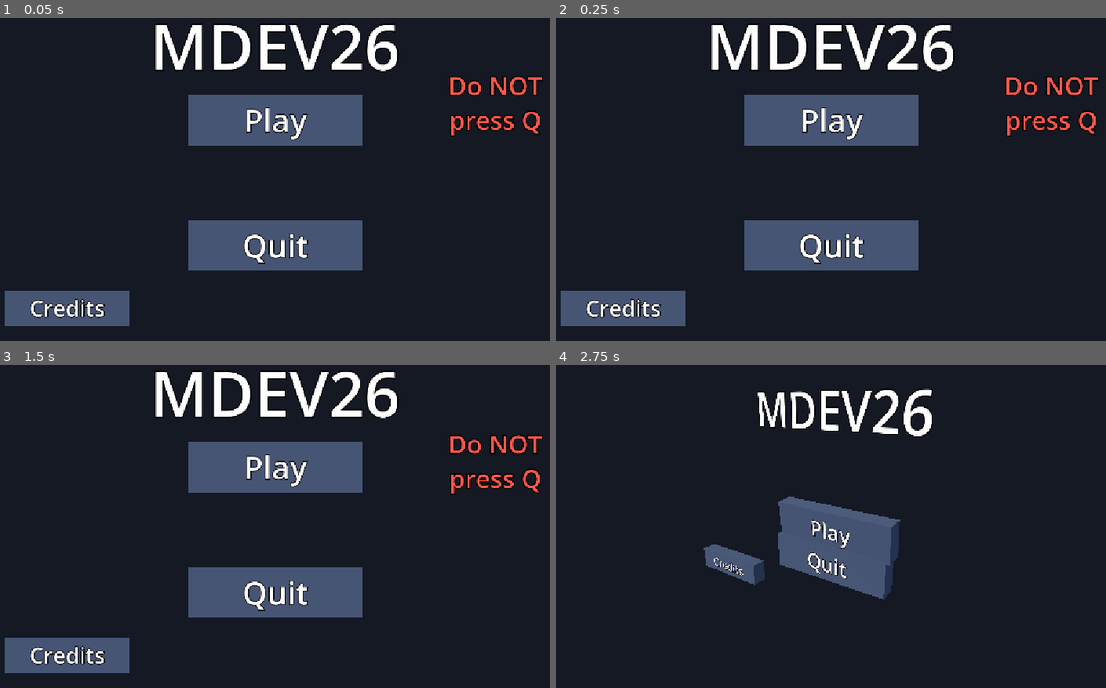
Above: before the commit, frames 1-4 (two rows, left to right).
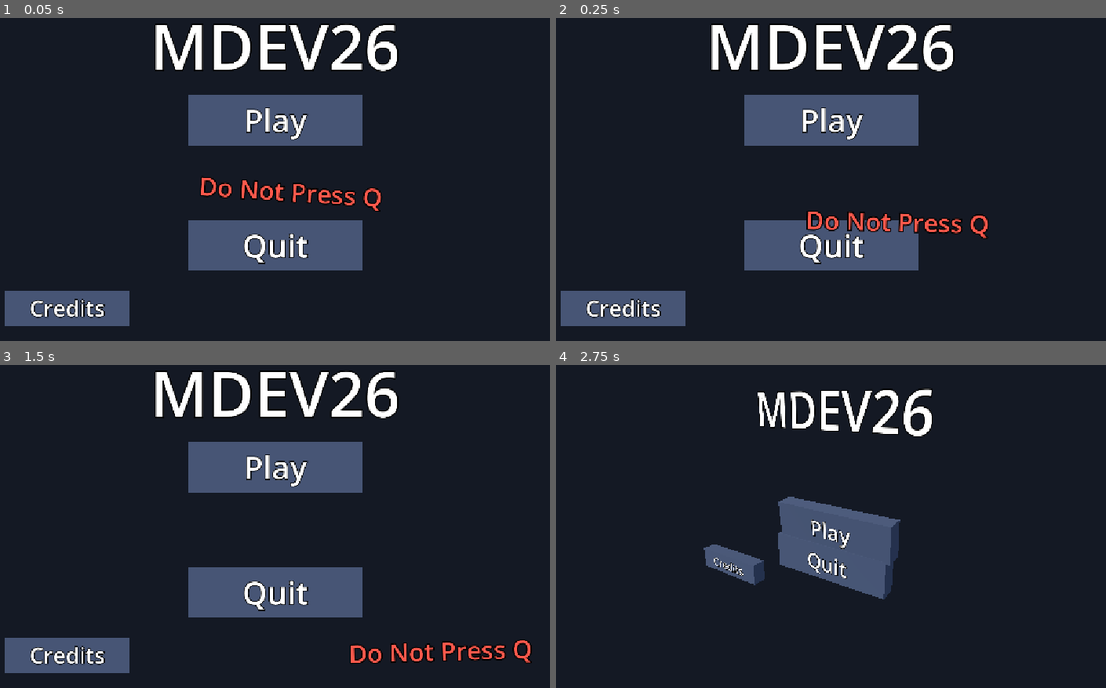
Above: after the commit, the same moments.

Repository: bmwgodwastaken/MDEV26
Game: Godot game, scene res://Scenes/main_menu.tscn
The game is run twice, just before and just after one commit, with the same random seed, the same clock (stepped at 60 frames per second) and the same inputs.
Inputs (mouse positions are in pixels of both pictures, inside the frame that each line leads up to):
- Up to frame 1 (0.05 s): no input
- Up to frame 2 (0.25 s): no input
- Up to frame 3 (1.5 s): tap Enter (ui_accept) at 0.5, 0.77 s; move the mouse to (412, 500) at 0.52 s; hold D (right) 0.53-1.28 s; tap G (Pick_up) at 0.6 s; click (412, 500) at 0.67 s; move the mouse to (148, 536) at 1.27 s; hold S (down) from 1.28 s (still down); tap E (interact) at 1.35 s
- Up to frame 4 (2.75 s): tap Enter (ui_accept) at 1.52 s; move the mouse to (891, 439) at 2.02 s; release S (down) at 2.03 s; hold D (right) from 2.03 s (still down); hold Q (switch_perspective) from 2.03 s (still down)

The runs differ from the first frame. In frame 1, 2.2% of the frame differs, in the area x 36-99%, y 17-60%; in frame 2, 2.3%, in the area x 45-99%, y 17-69%; in frame 3, 2.2%; in frame 4, nothing differs.

Commit message:
Fix something?

Diff:
--- a/mdev-26/Scenes/main_menu.tscn
+++ b/mdev-26/Scenes/main_menu.tscn
@@ -15,116 +15,113 @@
 [sub_resource type="BoxMesh" id="BoxMesh_big"]
 size = Vector3(4.4, 1.3, 0.6)
 
+[sub_resource type="BoxShape3D" id="BoxShape3D_landing"]
+size = Vector3(4.4, 1.2, 1.2)
+
 [sub_resource type="BoxShape3D" id="BoxShape3D_small"]
 size = Vector3(3.2, 0.9, 0.6)
 
 [sub_resource type="BoxMesh" id="BoxMesh_small"]
 size = Vector3(3.2, 0.9, 0.6)
 
-[sub_resource type="BoxShape3D" id="BoxShape3D_landing"]
-size = Vector3(4.4, 1.2, 1.2)
-
-[node name="MainMenu" type="Node3D"]
+[node name="MainMenu" type="Node3D" unique_id=1405734884]
 script = ExtResource("1_menu")
 
-[node name="WorldEnvironment" type="WorldEnvironment" parent="."]
+[node name="WorldEnvironment" type="WorldEnvironment" parent="." unique_id=899345555]
 environment = SubResource("Environment_menu")
 
-[node name="DirectionalLight3D" type="DirectionalLight3D" parent="."]
+[node name="DirectionalLight3D" type="DirectionalLight3D" parent="." unique_id=2080207426]
 transform = Transform3D(1, 0, 0, 0, 0.7071, 0.7071, 0, -0.7071, 0.7071, 0, 5, 5)
 
-[node name="Camera3D" type="Camera3D" parent="."]
+[node name="Camera3D" type="Camera3D" parent="." unique_id=535202801]
 transform = Transform3D(1, 0, 0, 0, 1, 0, 0, 0, 1, 0, 0, 10)
 projection = 1
+current = true
 size = 9.0
-current = true
 
-[node name="Title" type="Label3D" parent="."]
+[node name="Title" type="Label3D" parent="." unique_id=1006969457]
 transform = Transform3D(1, 0, 0, 0, 1, 0, 0, 0, 1, 0, 3.2, 0)
 pixel_size = 0.01
 text = "MDEV26"
 font_size = 160
-outline_size = 12
 
-[node name="WarningSign" type="Label3D" parent="."]
-transform = Transform3D(1, 0, 0, 0, 1, 0, 0, 0, 1, 5.6, 1.6, 0.2)
+[node name="WarningSign" type="Label3D" parent="." unique_id=566411671]
+transform = Transform3D(1, 0, 0, 0, 1, 0, 0, 0, 1, 0, -0.3, 0.5)
 pixel_size = 0.01
 modulate = Color(1, 0.35, 0.3, 1)
-text = "Do NOT
-press Q"
+text = "Do Not Press Q"
 font_size = 64
-outline_size = 12
 
-[node name="Play" type="RigidBody3D" parent="."]
+[node name="Play" type="RigidBody3D" parent="." unique_id=1715435829]
 transform = Transform3D(1, 0, 0, 0, 1, 0, 0, 0, 1, 0, 1.3, 0)
 freeze = true
 
-[node name="Shape" type="CollisionShape3D" parent="Play"]
+[node name="Shape" type="CollisionShape3D" parent="Play" unique_id=1501210324]
 shape = SubResource("BoxShape3D_big")
 
-[node name="Mesh" type="MeshInstance3D" parent="Play"]
+[node name="Mesh" type="MeshInstance3D" parent="Play" unique_id=333080063]
 mesh = SubResource("BoxMesh_big")
 
-[node name="Label" type="Label3D" parent="Play"]
+[node name="Label" type="Label3D" parent="Play" unique_id=689247375]
 transform = Transform3D(1, 0, 0, 0, 1, 0, 0, 0, 1, 0, 0, 0.32)
 pixel_size = 0.01
 text = "Play"
 font_size = 80
 outline_size = 8
 
-[node name="Quit" type="StaticBody3D" parent="."]
+[node name="Quit" type="StaticBody3D" parent="." unique_id=817143272]
 transform = Transform3D(1, 0, 0, 0, 1, 0, 0, 0, 1, 0, -1.9, 0)
 
-[node name="Shape" type="CollisionShape3D" parent="Quit"]
+[node name="Shape" type="CollisionShape3D" parent="Quit" unique_id=124289261]
 shape = SubResource("BoxShape3D_big")
 
-[node name="Mesh" type="MeshInstance3D" parent="Quit"]
+[node name="Mesh" type="MeshInstance3D" parent="Quit" unique_id=1802910327]
 mesh = SubResource("BoxMesh_big")
 
-[node name="Label" type="Label3D" parent="Quit"]
+[node name="Label" type="Label3D" parent="Quit" unique_id=736319934]
 transform = Transform3D(1, 0, 0, 0, 1, 0, 0, 0, 1, 0, 0, 0.32)
 pixel_size = 0.01
 text = "Quit"
 font_size = 80
 outline_size = 8
 
-[node name="Landing" type="Area3D" parent="Quit"]
+[node name="Landing" type="Area3D" parent="Quit" unique_id=362326942]
 transform = Transform3D(1, 0, 0, 0, 1, 0, 0, 0, 1, 0, 0.9, 0)
 
-[node name="Shape" type="CollisionShape3D" parent="Quit/Landing"]
+[node name="Shape" type="CollisionShape3D" parent="Quit/Landing" unique_id=256635924]
 shape = SubResource("BoxShape3D_landing")
 
-[node name="Credits" type="StaticBody3D" parent="."]
+[node name="Credits" type="StaticBody3D" parent="." unique_id=1794020007]
 transform = Transform3D(1, 0, 0, 0, 1, 0, 0, 0, 1, -5.3, -3.5, 0)
 
-[node name="Shape" type="CollisionShape3D" parent="Credits"]
+[node name="Shape" type="CollisionShape3D" parent="Credits" unique_id=1775591530]
 shape = SubResource("BoxShape3D_small")
 
-[node name="Mesh" type="MeshInstance3D" parent="Credits"]
+[node name="Mesh" type="MeshInstance3D" parent="Credits" unique_id=501351867]
 mesh = SubResource("BoxMesh_small")
 
-[node name="Label" type="Label3D" parent="Credits"]
+[node name="Label" type="Label3D" parent="Credits" unique_id=1813181339]
 transform = Transform3D(1, 0, 0, 0, 1, 0, 0, 0, 1, 0, 0, 0.32)
 pixel_size = 0.01
 text = "Credits"
 font_size = 56
 outline_size = 8
 
-[node name="CreditsLayer" type="CanvasLayer" parent="."]
+[node name="CreditsLayer" type="CanvasLayer" parent="." unique_id=555101551]
 
-[node name="CreditsPanel" type="PanelContainer" parent="CreditsLayer"]
+[node name="CreditsPanel" type="PanelContainer" parent="CreditsLayer" unique_id=1900970020]
+custom_minimum_size = Vector2(420, 0)
 offset_top = 60.0
-custom_minimum_size = Vector2(420, 0)
 
-[node name="Box" type="VBoxContainer" parent="CreditsLayer/CreditsPanel"]
+[node name="Box" type="VBoxContainer" parent="CreditsLayer/CreditsPanel" unique_id=995445415]
 layout_mode = 2
 
-[node name="Title" type="Label" parent="CreditsLayer/CreditsPanel/Box"]
+[node name="Title" type="Label" parent="CreditsLayer/CreditsPanel/Box" unique_id=1658957677]
 layout_mode = 2
 theme_override_font_sizes/font_size = 36
 text = "Credits"
 
-[node name="Names" type="Label" parent="CreditsLayer/CreditsPanel/Box"]
+[node name="Names" type="Label" parent="CreditsLayer/CreditsPanel/Box" unique_id=1237354484]
 layout_mode = 2
 theme_override_font_sizes/font_size = 22
 text = "Production: richy
@@ -134,7 +131,7 @@
 Art: Dreamcatcher / Karma
 Music & sound: Tetaban"
 
-[node name="Close" type="Button" parent="CreditsLayer/CreditsPanel/Box"]
+[node name="Close" type="Button" parent="CreditsLayer/CreditsPanel/Box" unique_id=1900793492]
 layout_mode = 2
 theme_override_font_sizes/font_size = 24
 text = "Close"
--- a/mdev-26/Scripts/UI/main_menu.gd
+++ b/mdev-26/Scripts/UI/main_menu.gd
@@ -8,6 +8,9 @@
 
 const LEVEL_SELECTOR := "res://Scenes/level_selector.tscn"
 const QUIT_DELAY := 1.2
+const SIGN_RANGE := Vector2(5.5, 4.0) # how far the sign may wander from the middle of the screen (meters)
+const SIGN_FOLLOW := 1.6 # how quickly it heads for its current random spot
+const SIGN_Z := 0.5 # in front of the buttons
 const BASE_COLOR := Color(0.25, 0.3, 0.4)
 const HOVER_COLOR := Color(0.4, 0.5, 0.65)
 
@@ -23,7 +26,11 @@
 var _fallen := false
 var _landed := false
 var _materials := {}
-var _sign_y := 0.0
+var _time := 0.0
+var _sign_base := Vector2(0, -0.3) # where the sign is, before the wiggle
+var _sign_target := Vector2.ZERO
+var _sign_timer := 0.0
+var _rng := RandomNumberGenerator.new()
 
 
 ## The menu always starts in the flat (2D) view, whatever the last level left behind.
@@ -37,19 +44,35 @@
 		material.albedo_color = BASE_COLOR
 		slab.get_node("Mesh").material_override = material
 		_materials[slab.name] = material
-	_sign_y = warning_sign.position.y
 	credits_panel.position.x = get_viewport().get_visible_rect().size.x # parked off-screen
 	credits_panel.get_node("Box/Close").pressed.connect(_set_credits.bind(false))
 	$Quit/Landing.body_entered.connect(_on_landing)
 	PerspectiveManager.mode_changed.connect(_on_mode_changed)
+	_rng.randomize()
 	_apply_camera()
 
 
-func _process(_delta: float) -> void:
-	warning_sign.position.y = _sign_y + sin(Time.get_ticks_msec() / 400.0) * 0.15
+func _process(delta: float) -> void:
+	_time += delta
+	_wander_sign(delta)
 	var hovered := _pick(get_viewport().get_mouse_position())
 	for slab_name in _materials:
 		_materials[slab_name].albedo_color = HOVER_COLOR if slab_name == hovered else BASE_COLOR
+
+
+## The warning wanders around the screen: it heads for a random spot, picks a new one every
+## second or two, and wiggles and tilts a little as it goes, like a worm.
+func _wander_sign(delta: float) -> void:
+	_sign_timer -= delta
+	if _sign_timer <= 0.0:
+		_sign_target = Vector2(_rng.randf_range(-SIGN_RANGE.x, SIGN_RANGE.x), _rng.randf_range(-SIGN_RANGE.y, SIGN_RANGE.y))
+		_sign_timer = _rng.randf_range(1.0, 2.5)
+	var before := _sign_base
+	_sign_base = _sign_base.lerp(_sign_target, 1.0 - exp(-delta * SIGN_FOLLOW))
+	var wiggle := Vector2(sin(_time * 3.0) * 0.15, sin(_time * 6.0) * 0.15)
+	warning_sign.position = Vector3(_sign_base.x + wiggle.x, _sign_base.y + wiggle.y, SIGN_Z)
+	var heading := (_sign_base - before).x / maxf(delta, 0.001) # moving right or left
+	warning_sign.rotation.z = sin(_time * 5.0) * 0.06 - clampf(heading, -2.0, 2.0) * 0.04
 
 
 func _unhandled_input(event: InputEvent) -> void:
--- a/mdev-26/Tests/menu_check.gd
+++ b/mdev-26/Tests/menu_check.gd
@@ -71,6 +71,24 @@
 	await _frames(60)
 	assert(is_equal_approx(menu.play.global_position.y, start_y), "Play stays put while the menu is flat")
 
+	# The warning is one line and wanders around the screen at random, staying on screen.
+	assert(not "\n" in menu.warning_sign.text and menu.warning_sign.text == "Do Not Press Q", "the warning is one line: Do Not Press Q")
+	menu._rng.seed = 12345 # same wandering every run
+	var path_length := 0.0
+	var seen_x := []
+	var seen_y := []
+	var last: Vector3 = menu.warning_sign.position
+	for i in 20:
+		await _frames(30)
+		var now: Vector3 = menu.warning_sign.position
+		path_length += last.distance_to(now)
+		last = now
+		seen_x.append(now.x)
+		seen_y.append(now.y)
+		assert(absf(now.x) < 5.9 and absf(now.y) < 4.4, "the warning stays on screen, at %s" % now)
+	assert(path_length > 4.0, "the warning wanders around, only moved %s" % path_length)
+	assert(seen_x.max() - seen_x.min() > 1.0 and seen_y.max() - seen_y.min() > 1.0, "it wanders both sideways and up and down")
+
 	var q := InputEventAction.new()
 	q.action = "switch_perspective"
 	q.pressed = true
Not shown: 1 places in mdev-26/Scenes/main_menu.tscn that only renumber resources
